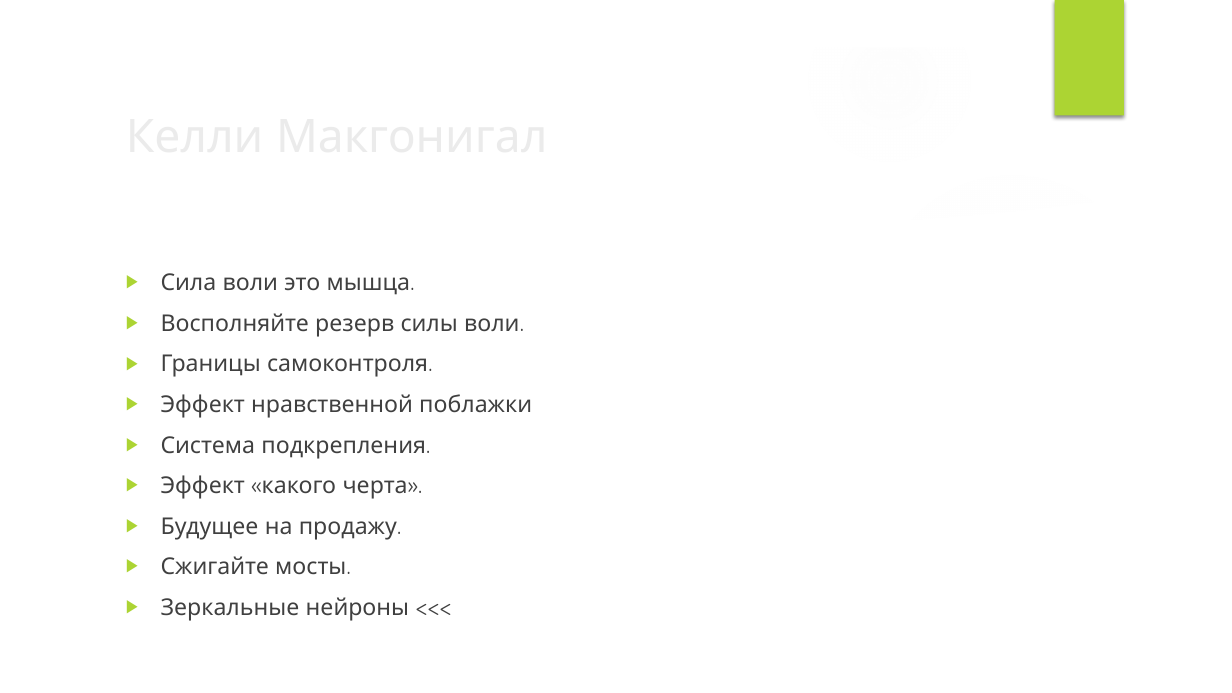
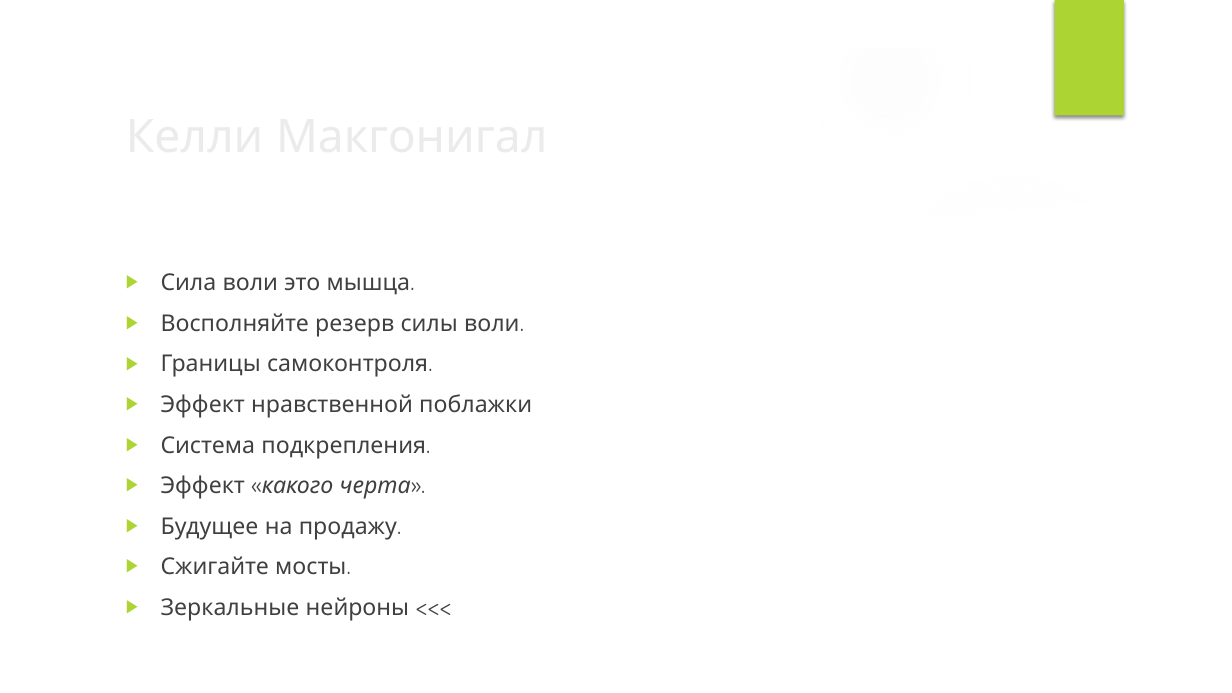
Before and after one commit to VladimirMakarevich/presentations, a slide deck: slide 38 of softskills/willpower/willpower.pptx (slide 37 before the commit). Drawn at 1232x693 pixels with LibreOffice and Linux fonts; fonts in the diff are those of the drawing; background and template pictures are left out. Boxes give left, top, right and bottom in pixels: in the first picture for what was removed or moved away, otherwise in the second. Text is boxed around its words. In the diff, an @@ line names an element or a change of style, - is before the commit and + after.

```diff
--- a/softskills/willpower/willpower.pptx
+++ b/softskills/willpower/willpower.pptx
@@ text at (161,475,426,499): italic on in "«какого черта»." @@
```
Also in this commit, not shown: 3 other slides changed, 2 slides added.
